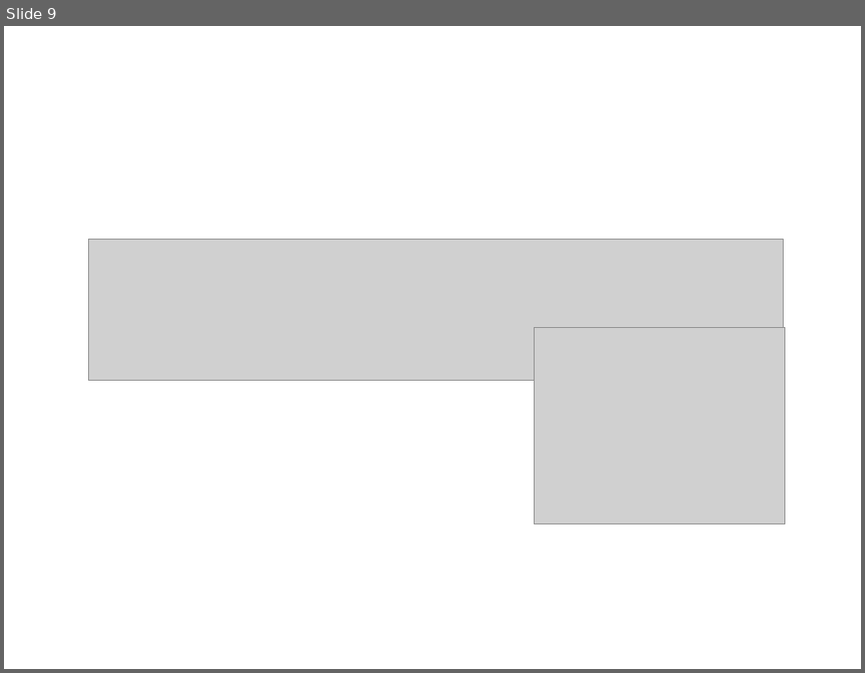
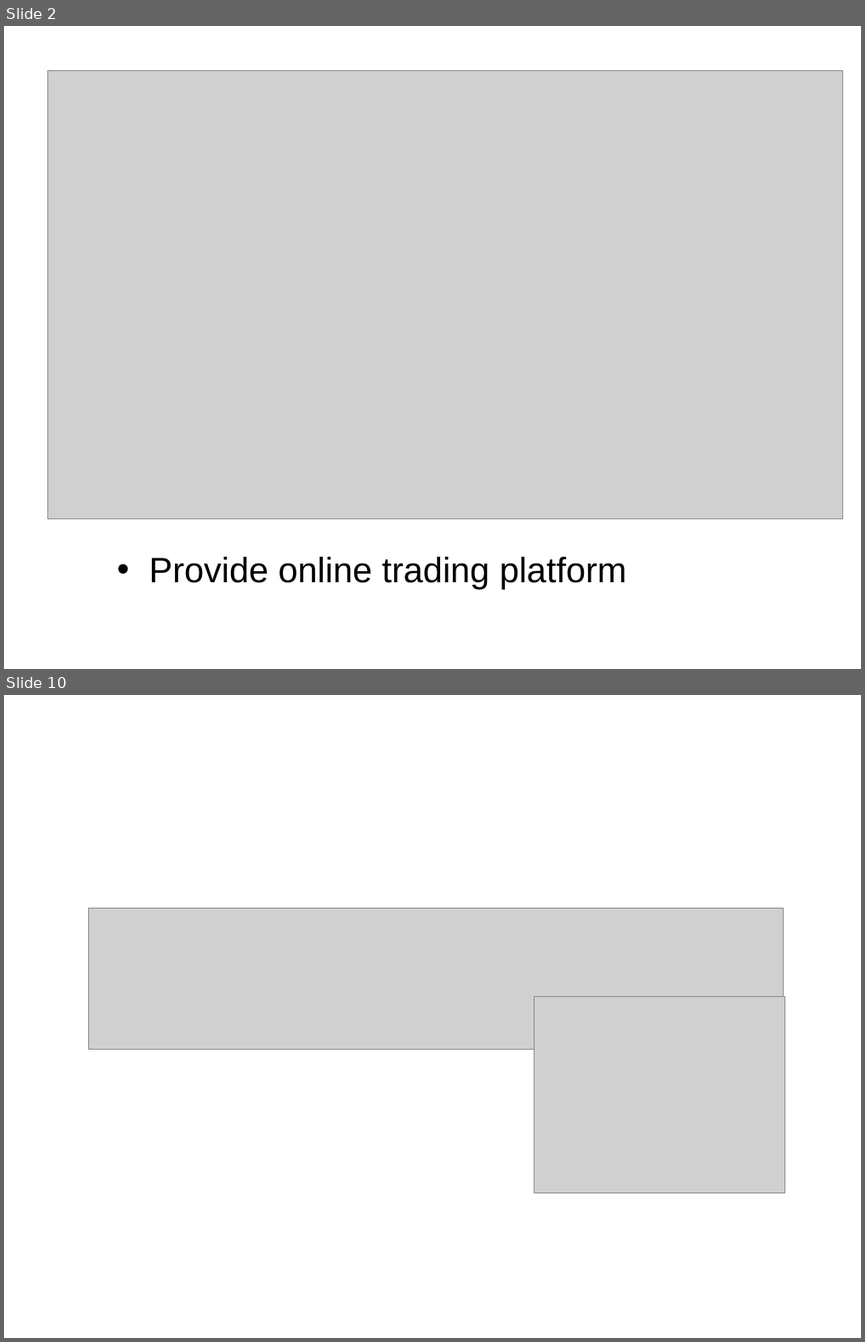
Before and after one commit to jacky851209/shopping_project, a slide deck: Shopping.ppt. Shown one above the other, each under a label of ours: slide 9 before the commit, slides 2 and 10 after it; the slides between them are not shown. The pictures are 865x673 and 865x1342 pixels, drawn with LibreOffice and Linux fonts; fonts in the diff are those of the drawing; grey boxes stand for pictures. Boxes give left, top, right and bottom in pixels: in the first picture for what was removed or moved away, otherwise in the second. Text is boxed around its words. In the diff, an @@ line names an element or a change of style, - is before the commit and + after.

```diff
--- a/Shopping.ppt
+++ b/Shopping.ppt
@@ slide 2 added at [4,26,861,669], background #FFFFFF @@
@@ picture added at [47,70,842,519] @@
@@ text added at [149,556,627,589], 29.6 pt, text #000000 @@
+• Provide online trading platform
@@ what was slide 9 is now slide 10 @@
```
Also in this commit, not shown: 1 slide changed, 1 other slide added, 1 slide removed.
